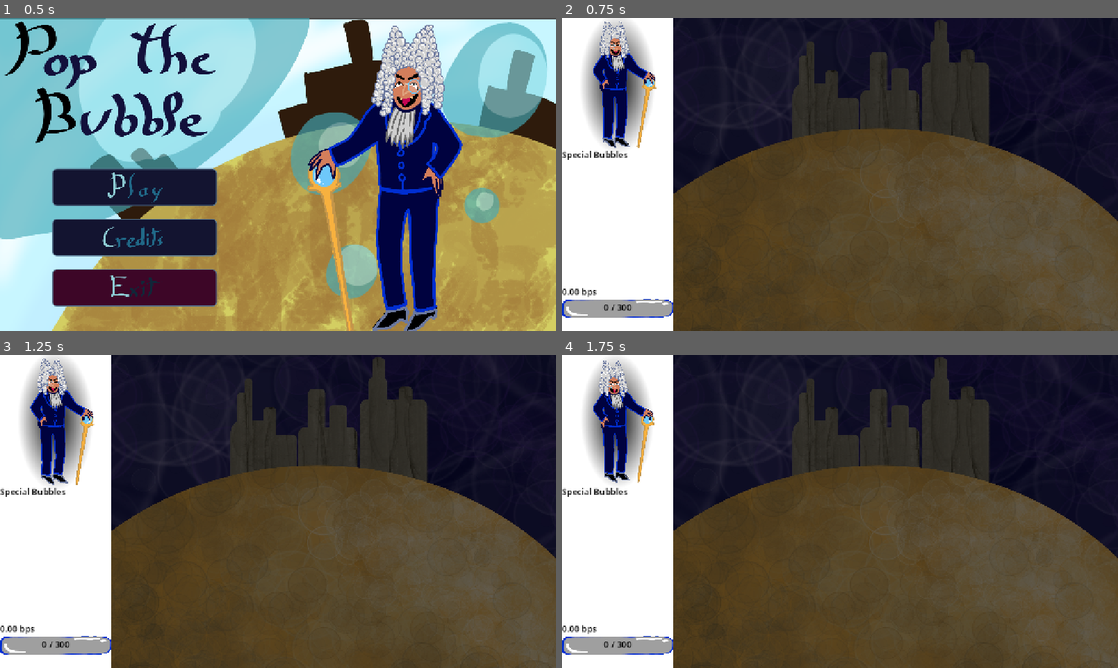
Above: before the commit, frames 1-4 (two rows, left to right).
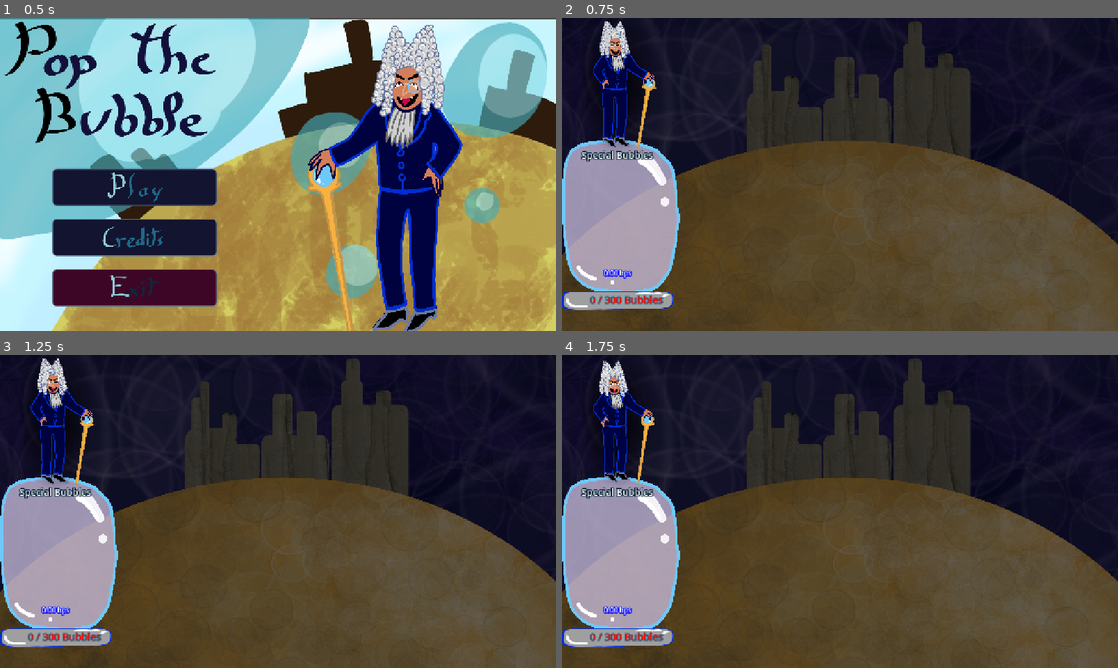
Above: after the commit, the same moments.

Repository: Isaac-SOL/Pop-the-Bubble
Game: Godot game, scene res://scenes/level/main_menu.tscn
Two runs of this game, one before a commit and one after it. Both use one fixed random seed, a clock stepped at 60 frames per second and the inputs below.
Inputs (mouse positions are in pixels of both pictures, inside the frame that each line leads up to):
- Up to frame 1 (0.5 s): no input
- Up to frame 2 (0.75 s): click (695, 187) at 0.5 s
- Up to frame 3 (1.25 s): no input
- Up to frame 4 (1.75 s): move the mouse to (962, 495) at 1.27 s; tap K (key_k) at 1.35 s; click (962, 495) at 1.42 s

Frame 1 is identical in both runs. In frame 2, 26% of the frame differs, in the area x 0-100%, y 0-100%; in frame 3, 26%; in frame 4, 26%.

Commit message:
Interface v2

Diff:
--- a/scenes/level/main.tscn
+++ b/scenes/level/main.tscn
@@ -6,6 +6,7 @@
 [ext_resource type="PackedScene" uid="uid://cwi6nrvnaw45u" path="res://scenes/player/player_hand.tscn" id="3_gjage"]
 [ext_resource type="Script" uid="uid://tyntc633hxw7" path="res://scripts/ui/ui_player.gd" id="5_2hqms"]
 [ext_resource type="PackedScene" uid="uid://cjhuj6fe23xkj" path="res://scenes/count/count.tscn" id="5_gjage"]
+[ext_resource type="Texture2D" uid="uid://bro0a86w3paqn" path="res://assets/Interface/bulle_ui2.png" id="6_3lrgn"]
 [ext_resource type="LabelSettings" uid="uid://b56puo2v5fv7b" path="res://assets/ressources/label_default_settings.tres" id="6_x0mk0"]
 [ext_resource type="PackedScene" uid="uid://b2sqoslmfrs0f" path="res://scenes/count/dialogue.tscn" id="8_1bkat"]
 [ext_resource type="Texture2D" uid="uid://dg00rgrlhtjgn" path="res://assets/Interface/bubblebar/bullebar2_back.png" id="8_rjhew"]
@@ -24,6 +25,22 @@
 [sub_resource type="RectangleShape2D" id="RectangleShape2D_64aob"]
 size = Vector2(1380, 50)
 
+[sub_resource type="LabelSettings" id="LabelSettings_kmlpd"]
+font_size = 22
+font_color = Color(4.874486, 5.100397, 4.6896496, 1)
+outline_size = 9
+outline_color = Color(0, 0.10980392, 0.1882353, 1)
+
+[sub_resource type="LabelSettings" id="LabelSettings_3lrgn"]
+outline_size = 9
+outline_color = Color(0, 0, 1, 1)
+
+[sub_resource type="LabelSettings" id="LabelSettings_m6pyt"]
+font_size = 23
+font_color = Color(1, 0, 0, 1)
+outline_size = 6
+outline_color = Color(4.235506e-06, 0.5535566, 0.6752405, 1)
+
 [sub_resource type="LabelSettings" id="LabelSettings_ia6uc"]
 font_size = 324
 font_color = Color(1, 0, 0, 1)
@@ -40,20 +57,11 @@
 script = ExtResource("1_0wfyh")
 lose_threshold = 300
 
-bbl_lvl_value = {
-0: 0,
-1: 2,
-2: 12,
-3: 75,
-4: 4,
-5: 15
-}
-
 [node name="background" type="Sprite2D" parent="." unique_id=1513136260]
 unique_name_in_owner = true
 modulate = Color(0.384951, 0.38495088, 0.38495082, 1)
-position = Vector2(728, 435.00003)
-scale = Vector2(0.495, 0.471)
+position = Vector2(649.115, 482.27505)
+scale = Vector2(0.5633579, 0.52076316)
 texture = ExtResource("2_1bkat")
 
 [node name="SpawnRect" type="CollisionShape2D" parent="." unique_id=160105361]
@@ -121,7 +129,14 @@
 grow_vertical = 2
 theme_override_constants/margin_right = 1024
 
+[node name="Sprite2D" type="Sprite2D" parent="UI/ui_player/MarginContainer" unique_id=1533891271]
+position = Vector2(0, 280)
+scale = Vector2(0.35, 0.3892544)
+texture = ExtResource("6_3lrgn")
+centered = false
+
 [node name="ColorRect" type="ColorRect" parent="UI/ui_player/MarginContainer" unique_id=2016156264]
+visible = false
 layout_mode = 2
 
 [node name="VBoxContainer" type="VBoxContainer" parent="UI/ui_player/MarginContainer" unique_id=1280599576]
@@ -139,82 +154,107 @@
 parent = NodePath("../../../../../..")
 
 [node name="VBoxContainer_bubblecount" type="VBoxContainer" parent="UI/ui_player/MarginContainer/VBoxContainer" unique_id=799004808]
-custom_minimum_size = Vector2(0, 300)
+custom_minimum_size = Vector2(10, 260)
 layout_mode = 2
 
 [node name="LabelBubblesCount" type="Label" parent="UI/ui_player/MarginContainer/VBoxContainer/VBoxContainer_bubblecount" unique_id=1135202633]
 layout_mode = 2
 text = "Special Bubbles"
-label_settings = ExtResource("6_x0mk0")
-
-[node name="LabelBubblesStonk" type="Label" parent="UI/ui_player/MarginContainer/VBoxContainer/VBoxContainer_bubblecount" unique_id=1687917625]
-unique_name_in_owner = true
-layout_mode = 2
-label_settings = ExtResource("6_x0mk0")
-
-[node name="LabelBubblesFactory" type="Label" parent="UI/ui_player/MarginContainer/VBoxContainer/VBoxContainer_bubblecount" unique_id=1072372943]
-unique_name_in_owner = true
-layout_mode = 2
-label_settings = ExtResource("6_x0mk0")
-
-[node name="LabelBubblesSpeculative" type="Label" parent="UI/ui_player/MarginContainer/VBoxContainer/VBoxContainer_bubblecount" unique_id=307582450]
-unique_name_in_owner = true
-layout_mode = 2
-label_settings = ExtResource("6_x0mk0")
-
-[node name="LabelBubblesDividend" type="Label" parent="UI/ui_player/MarginContainer/VBoxContainer/VBoxContainer_bubblecount" unique_id=740035199]
-unique_name_in_owner = true
-layout_mode = 2
-label_settings = ExtResource("6_x0mk0")
-
-[node name="LabelBubblesIternet" type="Label" parent="UI/ui_player/MarginContainer/VBoxContainer/VBoxContainer_bubblecount" unique_id=1914537317]
-unique_name_in_owner = true
-layout_mode = 2
-label_settings = ExtResource("6_x0mk0")
-
-[node name="LabelBubblesStorm" type="Label" parent="UI/ui_player/MarginContainer/VBoxContainer/VBoxContainer_bubblecount" unique_id=971603648]
-unique_name_in_owner = true
-layout_mode = 2
-label_settings = ExtResource("6_x0mk0")
-
-[node name="LabelBubblesGPT" type="Label" parent="UI/ui_player/MarginContainer/VBoxContainer/VBoxContainer_bubblecount" unique_id=668412977]
-unique_name_in_owner = true
-layout_mode = 2
-label_settings = ExtResource("6_x0mk0")
-
-[node name="LabelBubblesMetaverse" type="Label" parent="UI/ui_player/MarginContainer/VBoxContainer/VBoxContainer_bubblecount" unique_id=487855649]
-unique_name_in_owner = true
-layout_mode = 2
-label_settings = ExtResource("6_x0mk0")
-
-[node name="LabelBubblesSpike" type="Label" parent="UI/ui_player/MarginContainer/VBoxContainer/VBoxContainer_bubblecount" unique_id=550754286]
-unique_name_in_owner = true
-layout_mode = 2
-label_settings = ExtResource("6_x0mk0")
-
-[node name="LabelBubblesShielding" type="Label" parent="UI/ui_player/MarginContainer/VBoxContainer/VBoxContainer_bubblecount" unique_id=534450820]
-unique_name_in_owner = true
-layout_mode = 2
-label_settings = ExtResource("6_x0mk0")
-
-[node name="LabelBubblesCrash" type="Label" parent="UI/ui_player/MarginContainer/VBoxContainer/VBoxContainer_bubblecount" unique_id=214342480]
-unique_name_in_owner = true
-layout_mode = 2
-label_settings = ExtResource("6_x0mk0")
-
-[node name="VBoxContainer_stats" type="VBoxContainer" parent="UI/ui_player/MarginContainer/VBoxContainer" unique_id=1699295287]
-layout_mode = 2
-
-[node name="LabelBubblesPerSec" type="Label" parent="UI/ui_player/MarginContainer/VBoxContainer/VBoxContainer_stats" unique_id=1722747835]
-unique_name_in_owner = true
-layout_mode = 2
-text = "10 Bulles / sec"
-label_settings = ExtResource("6_x0mk0")
-
-[node name="VBoxContainer_BarBbl" type="VBoxContainer" parent="UI/ui_player/MarginContainer/VBoxContainer/VBoxContainer_stats" unique_id=241997253]
-layout_mode = 2
-
-[node name="BubbleBar" type="TextureProgressBar" parent="UI/ui_player/MarginContainer/VBoxContainer/VBoxContainer_stats/VBoxContainer_BarBbl" unique_id=1545703074]
+label_settings = SubResource("LabelSettings_kmlpd")
+horizontal_alignment = 1
+
+[node name="Control" type="Control" parent="UI/ui_player/MarginContainer/VBoxContainer/VBoxContainer_bubblecount" unique_id=933220724]
+custom_minimum_size = Vector2(256, 220)
+propagate_maximum_size = true
+layout_mode = 2
+size_flags_vertical = 3
+offset_transform_enabled = true
+offset_transform_position = Vector2(20, 0)
+offset_transform_visual_only = false
+
+[node name="VBoxContainer" type="VBoxContainer" parent="UI/ui_player/MarginContainer/VBoxContainer/VBoxContainer_bubblecount/Control" unique_id=502483677]
+layout_mode = 0
+offset_right = 226.0
+offset_bottom = 280.5
+
+[node name="LabelBubblesStonk" type="Label" parent="UI/ui_player/MarginContainer/VBoxContainer/VBoxContainer_bubblecount/Control/VBoxContainer" unique_id=1687917625]
+unique_name_in_owner = true
+layout_mode = 2
+label_settings = ExtResource("6_x0mk0")
+
+[node name="LabelBubblesFactory" type="Label" parent="UI/ui_player/MarginContainer/VBoxContainer/VBoxContainer_bubblecount/Control/VBoxContainer" unique_id=1072372943]
+unique_name_in_owner = true
+layout_mode = 2
+label_settings = ExtResource("6_x0mk0")
+
+[node name="LabelBubblesSpeculative" type="Label" parent="UI/ui_player/MarginContainer/VBoxContainer/VBoxContainer_bubblecount/Control/VBoxContainer" unique_id=307582450]
+unique_name_in_owner = true
+layout_mode = 2
+label_settings = ExtResource("6_x0mk0")
+
+[node name="LabelBubblesDividend" type="Label" parent="UI/ui_player/MarginContainer/VBoxContainer/VBoxContainer_bubblecount/Control/VBoxContainer" unique_id=740035199]
+unique_name_in_owner = true
+layout_mode = 2
+label_settings = ExtResource("6_x0mk0")
+
+[node name="LabelBubblesIternet" type="Label" parent="UI/ui_player/MarginContainer/VBoxContainer/VBoxContainer_bubblecount/Control/VBoxContainer" unique_id=1914537317]
+unique_name_in_owner = true
+layout_mode = 2
+label_settings = ExtResource("6_x0mk0")
+
+[node name="LabelBubblesStorm" type="Label" parent="UI/ui_player/MarginContainer/VBoxContainer/VBoxContainer_bubblecount/Control/VBoxContainer" unique_id=971603648]
+unique_name_in_owner = true
+layout_mode = 2
+label_settings = ExtResource("6_x0mk0")
+
+[node name="LabelBubblesGPT" type="Label" parent="UI/ui_player/MarginContainer/VBoxContainer/VBoxContainer_bubblecount/Control/VBoxContainer" unique_id=668412977]
+unique_name_in_owner = true
+layout_mode = 2
+label_settings = ExtResource("6_x0mk0")
+
+[node name="LabelBubblesMetaverse" type="Label" parent="UI/ui_player/MarginContainer/VBoxContainer/VBoxContainer_bubblecount/Control/VBoxContainer" unique_id=487855649]
+unique_name_in_owner = true
+layout_mode = 2
+label_settings = ExtResource("6_x0mk0")
+
+[node name="LabelBubblesSpike" type="Label" parent="UI/ui_player/MarginContainer/VBoxContainer/VBoxContainer_bubblecount/Control/VBoxContainer" unique_id=550754286]
+unique_name_in_owner = true
+layout_mode = 2
+label_settings = ExtResource("6_x0mk0")
+
+[node name="LabelBubblesShielding" type="Label" parent="UI/ui_player/MarginContainer/VBoxContainer/VBoxContainer_bubblecount/Control/VBoxContainer" unique_id=534450820]
+unique_name_in_owner = true
+layout_mode = 2
+label_settings = ExtResource("6_x0mk0")
+
+[node name="LabelBubblesCrash" type="Label" parent="UI/ui_player/MarginContainer/VBoxContainer/VBoxContainer_bubblecount/Control/VBoxContainer" unique_id=214342480]
+unique_name_in_owner = true
+layout_mode = 2
+label_settings = ExtResource("6_x0mk0")
+
+[node name="VBoxContainer_stats" type="VBoxContainer" parent="UI/ui_player/MarginContainer/VBoxContainer/VBoxContainer_bubblecount/Control" unique_id=1699295287]
+layout_mode = 0
+offset_left = -20.0
+offset_top = 240.0
+offset_right = 236.0
+offset_bottom = 289.0
+
+[node name="LabelBubblesPerSec" type="Label" parent="UI/ui_player/MarginContainer/VBoxContainer/VBoxContainer_bubblecount/Control/VBoxContainer_stats" unique_id=1722747835]
+unique_name_in_owner = true
+layout_mode = 2
+text = "10.00 bps
+"
+label_settings = SubResource("LabelSettings_3lrgn")
+horizontal_alignment = 1
+
+[node name="VBoxContainer_BarBbl" type="VBoxContainer" parent="UI/ui_player/MarginContainer/VBoxContainer/VBoxContainer_bubblecount/Control" unique_id=241997253]
+layout_mode = 0
+offset_left = -20.0
+offset_top = 293.0
+offset_right = 236.0
+offset_bottom = 325.0
+
+[node name="BubbleBar" type="TextureProgressBar" parent="UI/ui_player/MarginContainer/VBoxContainer/VBoxContainer_bubblecount/Control/VBoxContainer_BarBbl" unique_id=1545703074]
 unique_name_in_owner = true
 custom_maximum_size = Vector2(0, 0)
 propagate_maximum_size = true
@@ -227,10 +267,13 @@
 texture_over = ExtResource("9_3lrgn")
 texture_progress = ExtResource("10_kmlpd")
 
-[node name="LabelBubbles" type="Label" parent="UI/ui_player/MarginContainer/VBoxContainer/VBoxContainer_stats/VBoxContainer_BarBbl" unique_id=111042603]
-unique_name_in_owner = true
-layout_mode = 2
-label_settings = ExtResource("6_x0mk0")
+[node name="LabelBubbles" type="Label" parent="UI/ui_player/MarginContainer/VBoxContainer/VBoxContainer_bubblecount/Control/VBoxContainer_BarBbl" unique_id=111042603]
+unique_name_in_owner = true
+layout_mode = 2
+offset_transform_enabled = true
+offset_transform_position = Vector2(20, 0)
+text = "Bubbles"
+label_settings = SubResource("LabelSettings_m6pyt")
 horizontal_alignment = 1
 vertical_alignment = 1
 
--- a/scripts/ui/ui_player.gd
+++ b/scripts/ui/ui_player.gd
@@ -83,5 +83,5 @@
 	else:
 		label_bubbles_spike.hide()
 
-	label_bubbles.text = str(Global.all_bubbles.size()) +" / "+ str(int(%BubbleBar.max_value))
+	label_bubbles.text = str(Global.all_bubbles.size()) +" / "+ str(int(%BubbleBar.max_value)) + " Bubbles"
 	%BubbleBar.value = Global.all_bubbles.size()
Binary file added: Pop the Bubble(test).apple-touch-icon.png
Not shown, added: Pop the Bubble(test).apple-touch-icon.png.import
Binary file added: Pop the Bubble(test).icon.png
Not shown, added: Pop the Bubble(test).icon.png.import
Binary file added: Pop the Bubble(test).png
Not shown, added: Pop the Bubble(test).png.import
Binary file added: TEST2/Pop the Bubble(test).apple-touch-icon.png
Not shown, added: TEST2/Pop the Bubble(test).apple-touch-icon.png.import
Binary file added: TEST2/Pop the Bubble(test).icon.png
Not shown, added: TEST2/Pop the Bubble(test).icon.png.import
Binary file added: TEST2/Pop the Bubble(test).png
Not shown, added: TEST2/Pop the Bubble(test).png.import
(and 32 more such lines)
